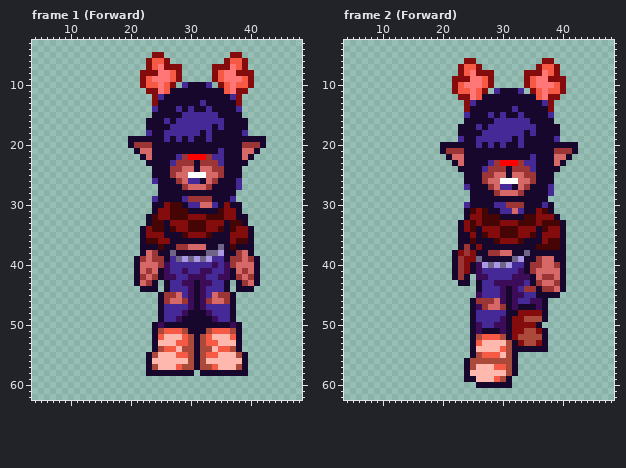
Two states of a pixel-art file, here-come-the-cats/minigames/here_come_the_cats/res/dess.aseprite. The picture above is the old version.
64x64 pixels, 25 frames. Shown: frame 1 (Forward): x 4..48, y 3..62; frame 2 (Forward): x 4..48, y 3..62. The commit also changed other frames, which this record leaves out.
New version:
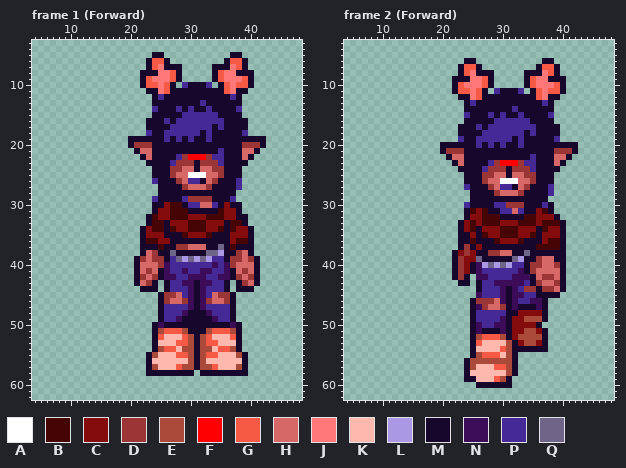
Palette (. is transparent): A #ffffff  B #460505  C #850c0c  D #9c3636  E #ab493b  F #ff0000  G #f65944  H #d66868  J #ff7777  K #ffb8ae  L #ab98e5  M #18072c  N #3c0c58  P #452997  Q #6e6588
The exact change:
--- frame 1 (Forward), layer "Layer 5"
@@ x 20..42 @@
  4 .......................
- 5 ....CC...........CC....
- 6 ...CGGC.........CGGC...
- 7 ...CGJCCC.....CCCJGC...
- 8 ..CCCJJGC.....CGJJCCC..
- 9 ..CGJJJGC.....CGJJJGC..
-10 ..CGGJGC.PMMMP.CGJGGC..
-11 ...CCJGMMMMMMMMMGJCC...
-12 ....CPMMMMMMMMMMMPC....
-13 ....CMMMMMMMPMMMMMC....
+ 5 ....MM...........MM....
+ 6 ...MGGM.........MGGM...
+ 7 ...MGJMMM.....MMMJGM...
+ 8 ..MMMJJGM.....MGJJMMM..
+ 9 ..MGJJJGM.....MGJJJGM..
+10 ..MGGJGM.PMMMP.MGJGGM..
+11 ...MMJGMMMMMMMMMGJMM...
+12 ....MPMMMMMMMMMMMPM....
+13 ....MMMMMMMMPMMMMMM....
 14 ....PMMMPMPMMPMMMMP....
--- frame 2 (Forward), layer "Layer 5"
@@ x 20..42 @@
  5 .......................
- 6 ....CC...........CC....
- 7 ...CGGC.........CGGC...
- 8 ...CGJCCC.....CCCJGC...
- 9 ..CCCJJGC.....CGJJCCC..
-10 ..CGJJJGC.....CGJJJGC..
-11 ..CGGJGC.PMMMP.CGJGGC..
-12 ...CCJGMMMMMMMMMGJCC...
-13 ....CPMMMMMMMMMMMPC....
-14 ....CMMMMMMMPMMMMMC....
+ 6 ....MM...........MM....
+ 7 ...MGGM.........MGGM...
+ 8 ...MGJMMM.....MMMJGM...
+ 9 ..MMMJJGM.....MGJJMMM..
+10 ..MGJJJGM.....MGJJJGM..
+11 ..MGGJGM.PMMMP.MGJGGM..
+12 ...MMJGMMMMMMMMMGJMM...
+13 ....MPMMMMMMMMMMMPM....
+14 ....MMMMMMMMPMMMMMM....
 15 ....PMMMPMPMMPMMMMP....
